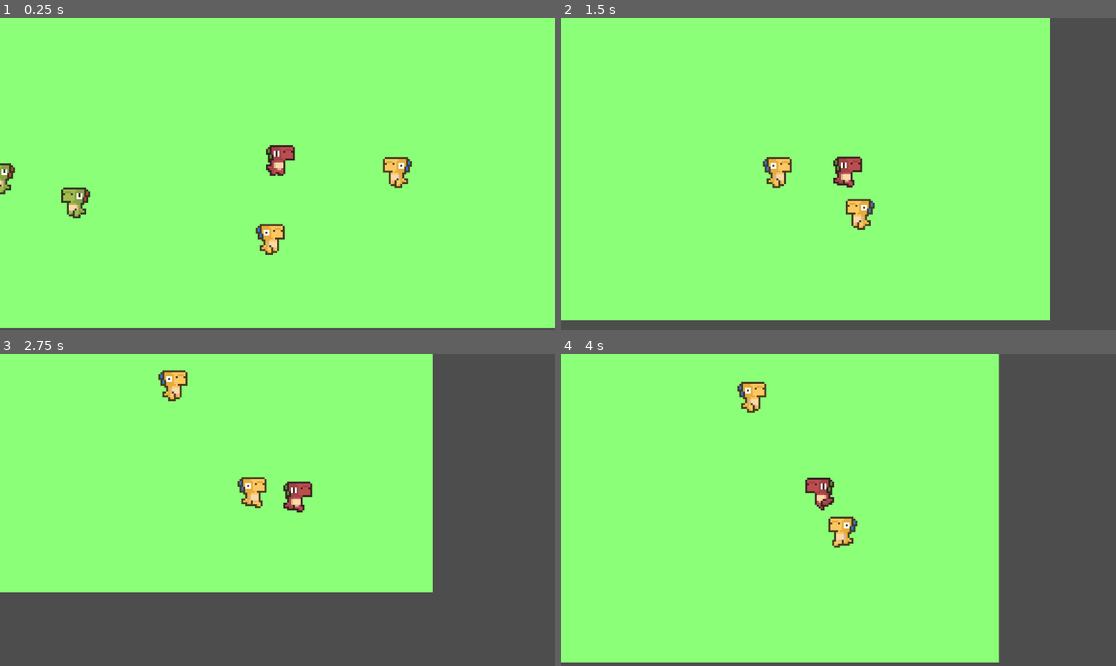
Above: before the commit, frames 1-4 (two rows, left to right).
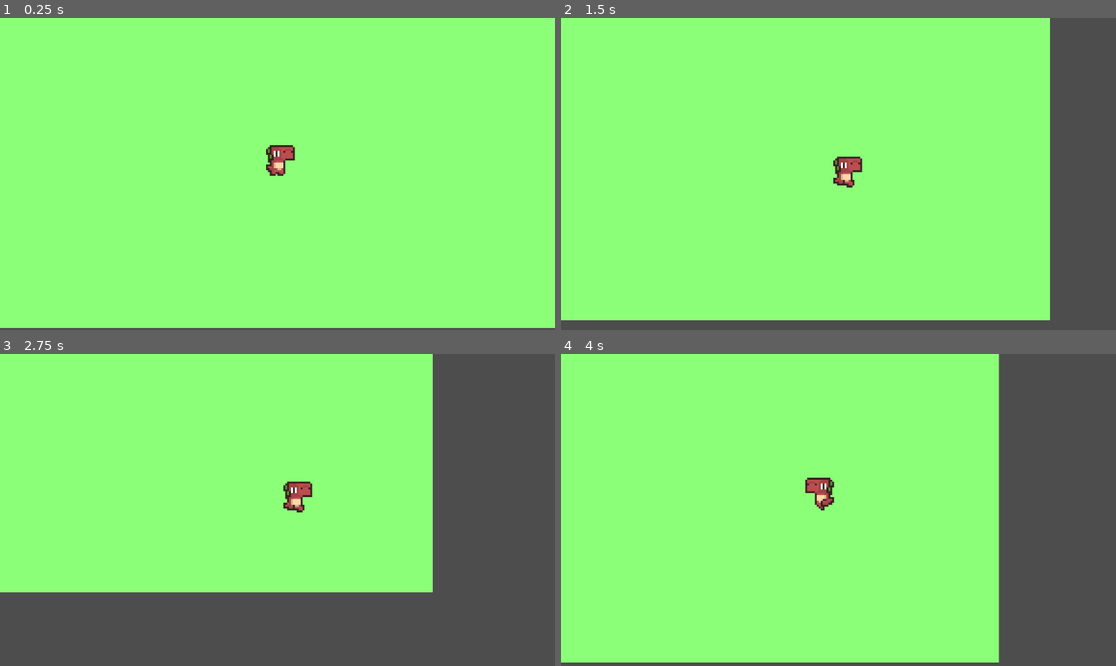
Above: after the commit, the same moments.

Repository: kylejuliandev/godot-dinos
Game: Godot game, scene res://level.tscn
The game is run twice, just before and just after one commit, with the same random seed, the same clock (stepped at 60 frames per second) and the same inputs.
Inputs:
- Up to frame 1 (0.25 s): no input
- Up to frame 2 (1.5 s): hold Right (ui_right) 0.53-1.28 s; hold Down (ui_down) from 1.28 s (still down)
- Up to frame 3 (2.75 s): release Down (ui_down) at 2.03 s; hold Right (ui_right) from 2.03 s (still down)
- Up to frame 4 (4 s): release Right (ui_right) at 2.78 s; hold Up (ui_up) 2.78-3.53 s; hold Left (ui_left) from 3.53 s (still down)

The runs differ from the first frame. In frame 1, 1.4% of the frame differs, in the area x 0-75%, y 44-76%; in frame 2, 0.8%; in frame 3, 0.8%; in frame 4, 0.8%.

Commit message:
Update to Godot 4.4
Signed-off-by: Kyle Julian <38759683+kylejuliandev@users.noreply.github.com>

Diff:
--- a/Scripts/level.gd
+++ b/Scripts/level.gd
@@ -12,6 +12,7 @@
 		var new_enemy : Enemy = enemy
 		var index : int = randi_range(0, enemy_sprites.size() - 1)
 		new_enemy.sprite_frames = enemy_sprites[index]
+		new_enemy.area = $Area2D/CollisionShape2D
 		add_child(enemy)
 
 # Called every frame. 'delta' is the elapsed time since the previous frame.
--- a/enemy/enemy.gd
+++ b/enemy/enemy.gd
@@ -7,13 +7,18 @@
 @export var chase_radius := 200.0
 @export var follow_radius := 25.0
 
-var area : Vector2
+#var area : Vector2
+@export var area : CollisionShape2D
 var sprite_frames : SpriteFrames
 
 func _ready() -> void:
-	area = get_viewport_rect().size
+	#area = get_viewport_rect().size
+	var rect = area.shape.get_rect()
+	var x = rect.position.x
+	var y = rect.position.y
 	$AnimatedSprite2D.sprite_frames = sprite_frames
-	position = Vector2(randf_range(0, area.x), randf_range(0, area.y))
+	#position = Vector2(randf_range(0, area.x), randf_range(0, area.y))
+	position = Vector2(randf_range(x, x + (rect.size.x / 2)), randf_range(y, (rect.size.y / 2)))
 	rotation = 0
 	$CollisionShape2D.disabled = false
 
@@ -28,4 +33,7 @@
 	if velocity.x != 0:
 		$AnimatedSprite2D.flip_h = velocity.x < 0
 
-	position = position.clamp(Vector2.ZERO, area)
+	var rect = area.shape.get_rect()
+	var x = rect.position.x
+	var y = rect.position.y
+	position = position.clamp(Vector2(x,y), Vector2(x + rect.size.x, y + rect.size.y))
--- a/level.tscn
+++ b/level.tscn
@@ -1,11 +1,14 @@
-[gd_scene load_steps=7 format=3 uid="uid://cmq70se6sg6gn"]
+[gd_scene load_steps=8 format=3 uid="uid://cmq70se6sg6gn"]
 
-[ext_resource type="Script" path="res://Scripts/level.gd" id="1_31cvo"]
+[ext_resource type="Script" uid="uid://cw2o0vkchreu2" path="res://Scripts/level.gd" id="1_31cvo"]
 [ext_resource type="PackedScene" uid="uid://doybndwvn3muo" path="res://enemy/enemy.tscn" id="2_ryxbl"]
 [ext_resource type="SpriteFrames" uid="uid://dhkqas20igd4i" path="res://enemy/enemy_green.tres" id="3_2xn7w"]
 [ext_resource type="PackedScene" uid="uid://8p5jm4sly8dx" path="res://player.tscn" id="3_32juf"]
 [ext_resource type="SpriteFrames" uid="uid://cnkc5d0th4l48" path="res://enemy/enemy_blue.tres" id="4_cdlem"]
 [ext_resource type="SpriteFrames" uid="uid://dpa7kijgokane" path="res://enemy/enemy_yellow.tres" id="5_v0add"]
+
+[sub_resource type="RectangleShape2D" id="RectangleShape2D_lneoq"]
+size = Vector2(400, 400)
 
 [node name="Level" type="Node2D"]
 script = ExtResource("1_31cvo")
@@ -32,3 +35,12 @@
 
 [node name="StartPosition" type="Marker2D" parent="."]
 position = Vector2(576, 328)
+
+[node name="Area2D" type="Area2D" parent="."]
+disable_mode = 1
+metadata/_edit_group_ = true
+
+[node name="CollisionShape2D" type="CollisionShape2D" parent="Area2D"]
+position = Vector2(880, 328)
+rotation = 0.000271549
+shape = SubResource("RectangleShape2D_lneoq")
--- a/project.godot
+++ b/project.godot
@@ -13,7 +13,7 @@
 config/name="Dinos"
 config/tags=PackedStringArray("learn")
 run/main_scene="res://level.tscn"
-config/features=PackedStringArray("4.3", "Forward Plus")
+config/features=PackedStringArray("4.4", "Forward Plus")
 config/icon="res://icon.svg"
 
 [input]
Not shown, added: Scripts/level.gd.uid
Not shown, added: Scripts/player.gd.uid
Not shown, added: enemy/EnemyState/enemy_chase.gd.uid
Not shown, added: enemy/EnemyState/enemy_idle.gd.uid
Not shown, added: enemy/EnemyState/enemy_state.gd.uid
Not shown, added: enemy/EnemyState/enemy_wander.gd.uid
Not shown, added: enemy/enemy.gd.uid
Not shown: 1 places in enemy/enemy.tscn that only renumber resources
Not shown, added: enemy/state_machine.gd.uid
Not shown: 1 places in player.tscn that only renumber resources
